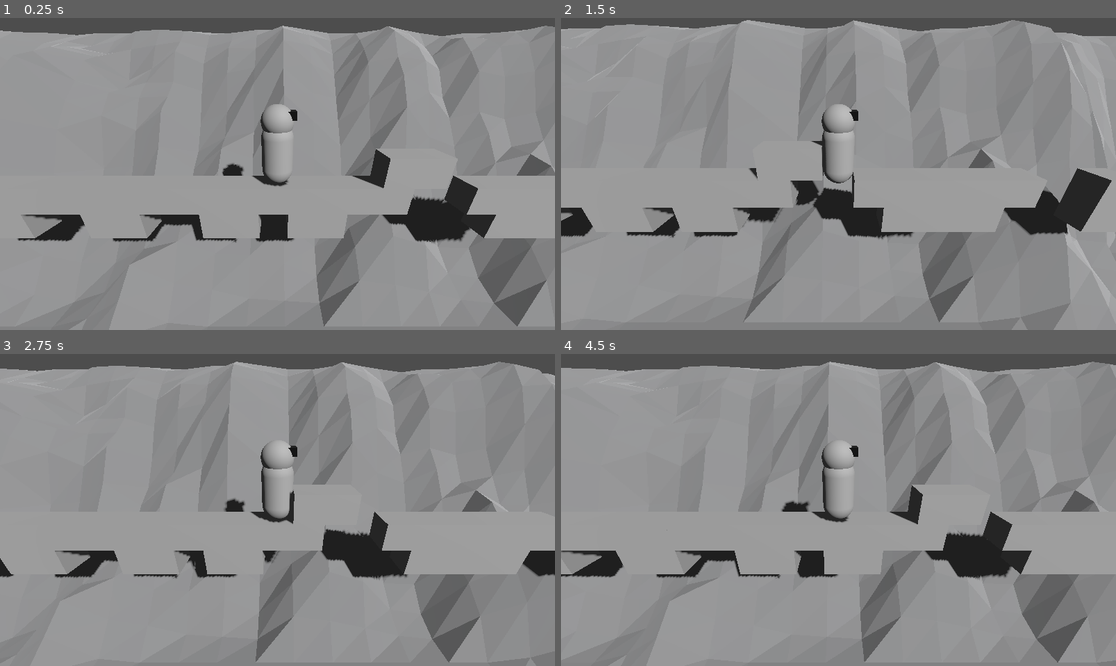
Above: before the commit, frames 1-4 (two rows, left to right).
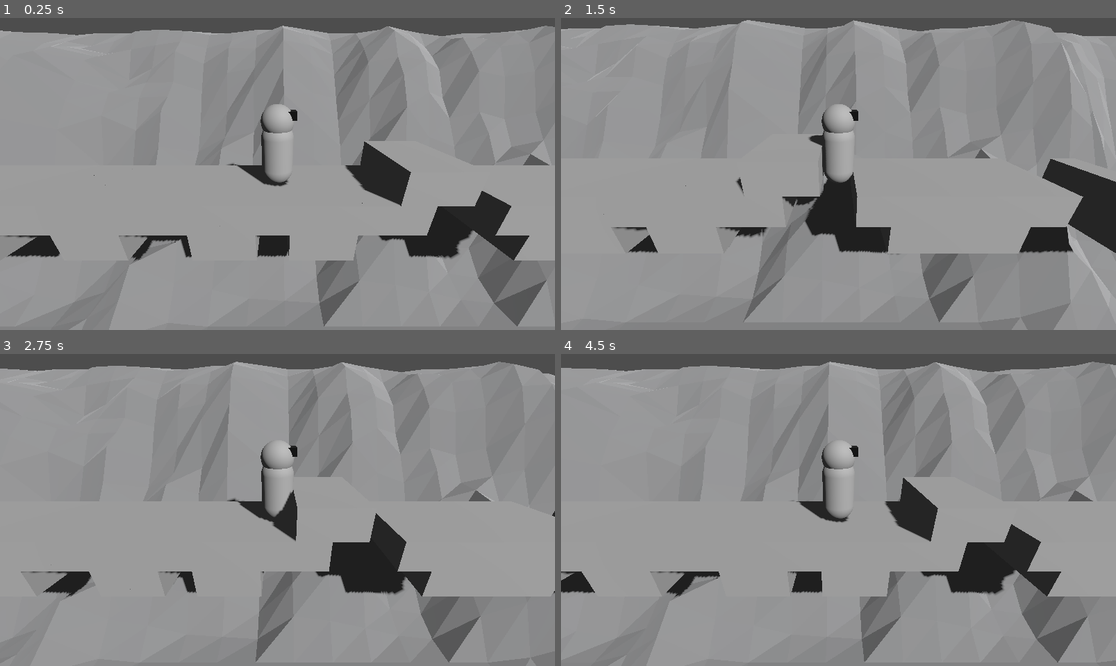
Above: after the commit, the same moments.

Repository: thewasmans/2025-dinojam
Game: Godot game, scene res://scenes/game.tscn
Same seed, same stepped clock (60 frames per second), same inputs: the game is played once before the commit and once after it.
Inputs:
- Up to frame 1 (0.25 s): no input
- Up to frame 2 (1.5 s): tap Enter at 0.5 s; hold D (forward) 0.53-1.28 s; tap Space (jump) at 0.77 s; hold A (backward) from 1.28 s (still down)
- Up to frame 3 (2.75 s): tap Space (jump) at 1.52 s; release A (backward) at 2.03 s; hold D (forward) from 2.03 s (still down)
- Up to frame 4 (4.5 s): tap Space (jump) at 2.75, 3.02, 3.77 s; release D (forward) at 3.53 s; hold A (backward) from 3.53 s (still down)

The runs differ from the first frame. In frame 1, 8.0% of the frame differs, in the area x 0-100%, y 39-78%; in frame 2, 7.7%; in frame 3, 6.3%; in frame 4, 7.5%.

Commit message:
Move modules to folder modules

Diff:
--- a/contents/prefabs/block_ground.tscn
+++ b/contents/prefabs/modules/block_ground.tscn
@@ -1,6 +1,7 @@
 [gd_scene load_steps=3 format=3 uid="uid://4mq03rq07m1e"]
 
 [sub_resource type="BoxShape3D" id="BoxShape3D_4xowi"]
+size = Vector3(1, 1, 3)
 
 [sub_resource type="BoxMesh" id="BoxMesh_4xowi"]
 
@@ -10,4 +11,5 @@
 shape = SubResource("BoxShape3D_4xowi")
 
 [node name="MeshInstance3D" type="MeshInstance3D" parent="."]
+transform = Transform3D(1, 0, 0, 0, 1, 0, 0, 0, 3, 0, 0, 0)
 mesh = SubResource("BoxMesh_4xowi")
--- a/contents/prefabs/module_1.tscn
+++ b/contents/prefabs/modules/module_1.tscn
@@ -1,6 +1,6 @@
 [gd_scene load_steps=2 format=3 uid="uid://dtvr13n5ht3tp"]
 
-[ext_resource type="PackedScene" uid="uid://4mq03rq07m1e" path="res://contents/prefabs/block_ground.tscn" id="1_pxqsq"]
+[ext_resource type="PackedScene" uid="uid://4mq03rq07m1e" path="res://contents/prefabs/modules/block_ground.tscn" id="1_pxqsq"]
 
 [node name="Module1" type="Node3D"]
 
--- a/contents/prefabs/module_2.tscn
+++ b/contents/prefabs/modules/module_2.tscn
@@ -1,6 +1,6 @@
 [gd_scene load_steps=2 format=3 uid="uid://bm411dicxfoyw"]
 
-[ext_resource type="PackedScene" uid="uid://4mq03rq07m1e" path="res://contents/prefabs/block_ground.tscn" id="1_4u2vi"]
+[ext_resource type="PackedScene" uid="uid://4mq03rq07m1e" path="res://contents/prefabs/modules/block_ground.tscn" id="1_4u2vi"]
 
 [node name="Module1" type="Node3D"]
 
--- a/contents/prefabs/module_3.tscn
+++ b/contents/prefabs/modules/module_3.tscn
@@ -1,6 +1,6 @@
 [gd_scene load_steps=2 format=3 uid="uid://bhlpsk7oikd7y"]
 
-[ext_resource type="PackedScene" uid="uid://4mq03rq07m1e" path="res://contents/prefabs/block_ground.tscn" id="1_x4ydm"]
+[ext_resource type="PackedScene" uid="uid://4mq03rq07m1e" path="res://contents/prefabs/modules/block_ground.tscn" id="1_x4ydm"]
 
 [node name="Module1" type="Node3D"]
 
